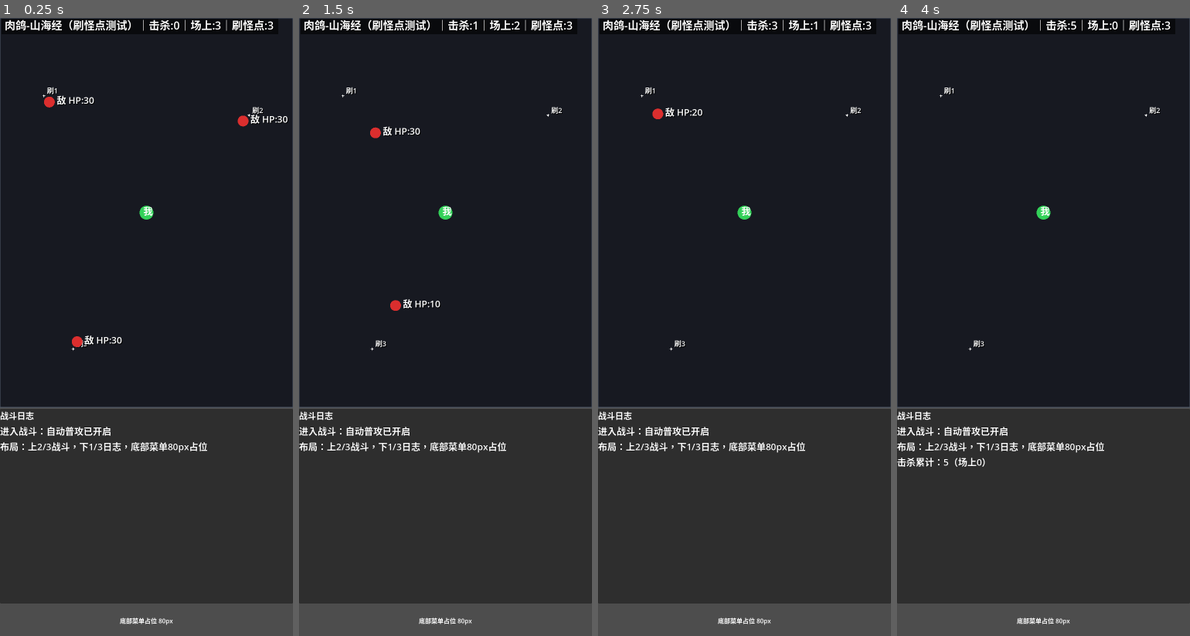
Above: before the commit, frames 1-4 (left to right).
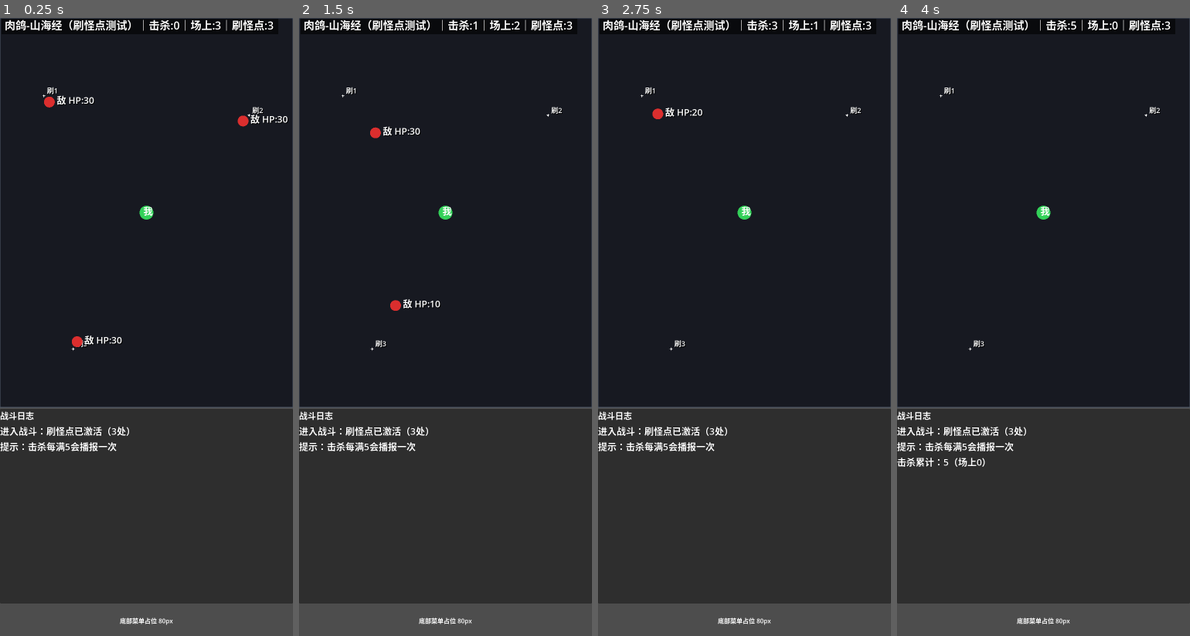
Above: after the commit, the same moments.

Repository: eat-chestnut/shanhaiidle
Game: Godot game, scene res://ui/pages/PageBattle.tscn
The game is run twice, just before and just after one commit, with the same random seed, the same clock (stepped at 60 frames per second) and the same inputs.
Inputs:
- Up to frame 1 (0.25 s): no input
- Up to frame 2 (1.5 s): no input
- Up to frame 3 (2.75 s): no input
- Up to frame 4 (4 s): tap Enter at 2.75 s

The runs differ from the first frame. In frame 1, 0.9% of the frame differs, in the area x 0-71%, y 66-71%; in frame 2, 0.9%; in frame 3, 0.9%; in frame 4, 0.9%.

Commit message:
Prompt 1.13：日志改为“刷怪点战斗播报”（少而清晰）
目标：日志像网游刷怪刷装一样“播报清晰、不刷屏”。

规则：
1) 开局只写 2 条：
- “进入战斗：刷怪点已激活（3处）”
- “提示：击杀每满5会播报一次”

2) 击杀不每次写（避免刷屏）：
- 每 5 杀输出：“击杀累计：{kills}（场上{enemies.size}）”

3) 刷怪点不写每次刷新日志（避免刷屏），只在“某刷怪点满产能”时（alive_count==max_alive，首次达到）可选输出一次：
- “刷怪点{sp_id}：满产能（{max_alive}）”

验收：
- 日志很干净，信息密度适中

Diff:
--- a/ui/pages/BattleCanvas.gd
+++ b/ui/pages/BattleCanvas.gd
@@ -117,6 +117,7 @@
 			"max_alive": maxi(0, int(spawn_point.get("max_alive", 1))),
 			"monster_id": str(spawn_point.get("monster_id", DEFAULT_MONSTER_ID)),
 			"alive_count": 0,
+			"full_logged": false,
 			"next_spawn_time": 0.0,
 			"pos": Vector2.ZERO,
 		}
@@ -149,6 +150,7 @@
 		var runtime: Dictionary = spawn_runtime[spawn_id]
 		var alive_count: int = int(runtime.get("alive_count", 0))
 		var max_alive: int = maxi(0, int(runtime.get("max_alive", 0)))
+		var full_logged: bool = bool(runtime.get("full_logged", false))
 		var next_spawn_time: float = float(runtime.get("next_spawn_time", 0.0))
 		var respawn_s: float = maxf(0.05, float(runtime.get("respawn_s", 1.5)))
 
@@ -157,6 +159,9 @@
 			alive_count += 1
 			runtime["alive_count"] = alive_count
 			runtime["next_spawn_time"] = battle_time + respawn_s
+			if alive_count == max_alive and not full_logged:
+				runtime["full_logged"] = true
+				EventBus.add_log("刷怪点%s：满产能（%d）" % [spawn_id, max_alive])
 			spawn_runtime[spawn_id] = runtime
 
 func _spawn_enemy_from_point(spawn_id: String, runtime: Dictionary) -> void:
--- a/ui/pages/PageBattle.gd
+++ b/ui/pages/PageBattle.gd
@@ -6,5 +6,5 @@
 	if not EventBus.log_added.is_connected(_log_panel.append_log):
 		EventBus.log_added.connect(_log_panel.append_log)
 
-	EventBus.add_log("进入战斗：自动普攻已开启")
-	EventBus.add_log("布局：上2/3战斗，下1/3日志，底部菜单80px占位")
+	EventBus.add_log("进入战斗：刷怪点已激活（3处）")
+	EventBus.add_log("提示：击杀每满5会播报一次")
